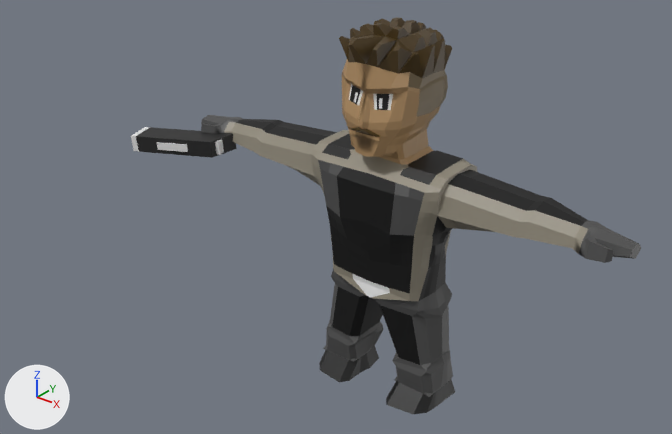
Before and after pictures for a commit that changed the FBX model Assets/Resources/Models/Characters/PlayerCharacter.fbx.
One viewpoint serves both versions: a 50 mm camera at (11.99, -17.33, 15.37) aimed at (-0.21, -2.08, 5.91). Every picture has the same lights, and +X, +Y and +Z are marked at lower left. Where no turn or scale is listed for an object, it has been applied to the vertices.
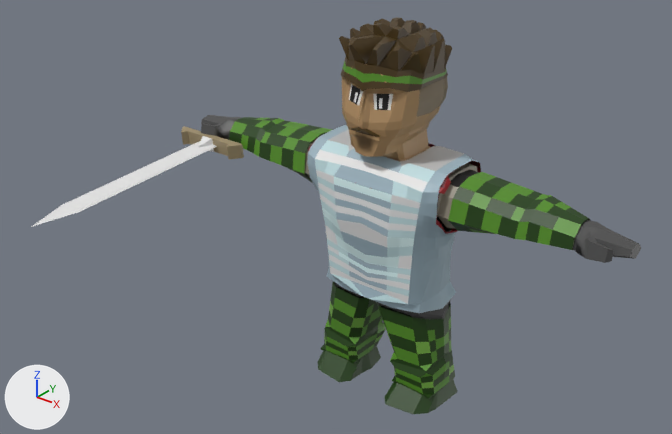
What differs and where, as boxes [x1, y1, x2, y2] in the pictures (672 x 434 px):
'ShellPlate', added
    after: [307, 125, 481, 313]
    faces in mat_material_019 (blue #9db4c0): [307, 125, 481, 313]
    faces in mat_material_007 (white #e7e7e7): [315, 150, 428, 304]
    faces in mat_material_018 (light grey #c2dfe3): [315, 140, 435, 304]
    faces in mat_material_017 (white #e0fbfc): [322, 177, 414, 277]
    faces in mat_material_014 (light grey #c0c0c0): [328, 130, 464, 171]
'CrocLegs', added (green)
    after: [318, 281, 458, 414]
    faces in mat_material_020 (dark green #1a3e01): [318, 281, 458, 414]
    faces in mat_material_021 (green #538d22): [325, 298, 452, 394]
    faces in mat_material_022 (green #73a942): [324, 301, 454, 389]
'CrocArm', added (green)
    after: [229, 117, 591, 250]
    faces in mat_material_020 (dark green #1a3e01): [229, 117, 591, 250]
    faces in mat_material_021 (green #538d22): [230, 118, 581, 250]
'Sword', added
    after: [31, 126, 244, 227]
    faces in mat_material_011 (its picture is missing): [31, 136, 217, 227]
    faces in mat_material_025 (brown #9e8e6c): [181, 126, 244, 159]
'Cube.005', deleted
    before: [131, 127, 237, 158]
    faces in mat_material_008 (black #222222): [136, 127, 237, 158]
    faces in mat_material_010 (white #e7e7e7): [157, 142, 188, 152]
    faces in mat_material_013 (white #e7e7e7): [131, 127, 150, 152]
'CrocHeadband', added
    after: [341, 57, 448, 92]
    faces in mat_material_001 (brown #48360f): [341, 57, 448, 92]
    faces in mat_material_021 (green #538d22): [343, 61, 447, 84]
'RedPlate', added
    after: [308, 141, 481, 234]
    faces in mat_material_028 (red #a41623): [308, 148, 481, 233]
'Cube', unchanged, covered by the edit
    before: [201, 17, 641, 414]
    after: [201, 17, 641, 411]

Patch to the scene script:
```diff
--- a/Assets/Resources/Models/Characters/PlayerCharacter.fbx.py
+++ b/Assets/Resources/Models/Characters/PlayerCharacter.fbx.py
@@ ob_cube_005 @@
-ob_cube_005 = bpy.data.objects.new('Cube.005', me_cube_005)
@@ ob_sword @@
+ob_sword = bpy.data.objects.new('Sword', me_cube_028)  # 243 vertices, 259 faces; spans x -1.16..1.13, y -6.41..0.79, z -0.45..0.17; in mat_material_011 (its picture is missing), mat_material_025 (brown #9e8e6c), mat_material_026 (brown #5a4b51)
+ob_sword.location = (-5.46, -0.23, 6.19)
@@ ob_shellplate @@
+ob_shellplate = bpy.data.objects.new('ShellPlate', me_cube_007)  # 627 vertices, 574 faces; spans x -1.99..1.99, y -1.38..0.97, z -2.74..1.16; in mat_material_007 (white #e7e7e7), mat_material_014 (light grey #bfbfbf), mat_material_017 (white #e0fbfc), mat_material_018 (light grey #c2dfe3), mat_material_019 (blue #9db4c0)
+ob_shellplate.location = (0.0, 0.0, 5.99)
@@ ob_croclegs @@
+ob_croclegs = bpy.data.objects.new('CrocLegs', me_cube_012)  # 336 vertices, 294 faces; spans x -1.93..1.93, y -1.27..0.66, z -5.47..-2.79; in mat_material_020 (dark green #1a3e01), mat_material_021 (green #538d22), mat_material_022 (green #73a942)
+ob_croclegs.location = (0.0, 0.0, 5.99)
@@ ob_redplate @@
+ob_redplate = bpy.data.objects.new('RedPlate', me_cube_011)  # 677 vertices, 622 faces; spans x -1.99..1.99, y -1.37..0.96, z -2.74..1.15; in mat_material_028 (red #a41623), mat_material_029 (dark red #641220), mat_material_030 (red #85182a), mat_material_031 (dark red #6e1423)
+ob_redplate.location = (0.0, 0.0, 5.99)
@@ ob_crocheadband @@
+ob_crocheadband = bpy.data.objects.new('CrocHeadband', me_cube_014)  # 83 vertices, 60 faces; spans x -1.04..1.04, y -1.42..0.87, z 2.84..3.47; in mat_material_001 (brown #48360f), mat_material_021 (green #538d22)
+ob_crocheadband.location = (0.0, 0.0, 5.99)
@@ ob_crocarm @@
+ob_crocarm = bpy.data.objects.new('CrocArm', me_cube_013)  # 284 vertices, 256 faces; spans x -5.06..5.06, y -0.96..0.56, z -0.37..0.97; in mat_material_020 (dark green #1a3e01), mat_material_021 (green #538d22)
+ob_crocarm.location = (0.0, 0.0, 5.99)
```
